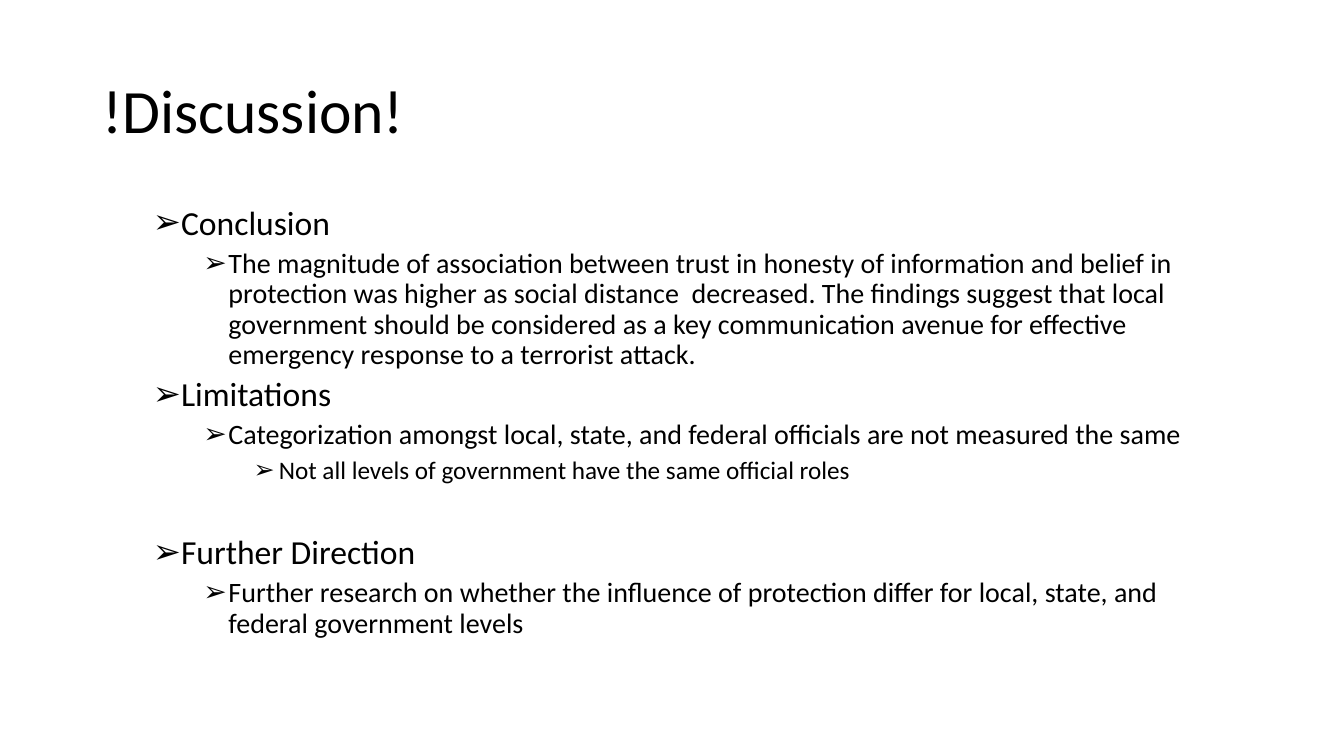
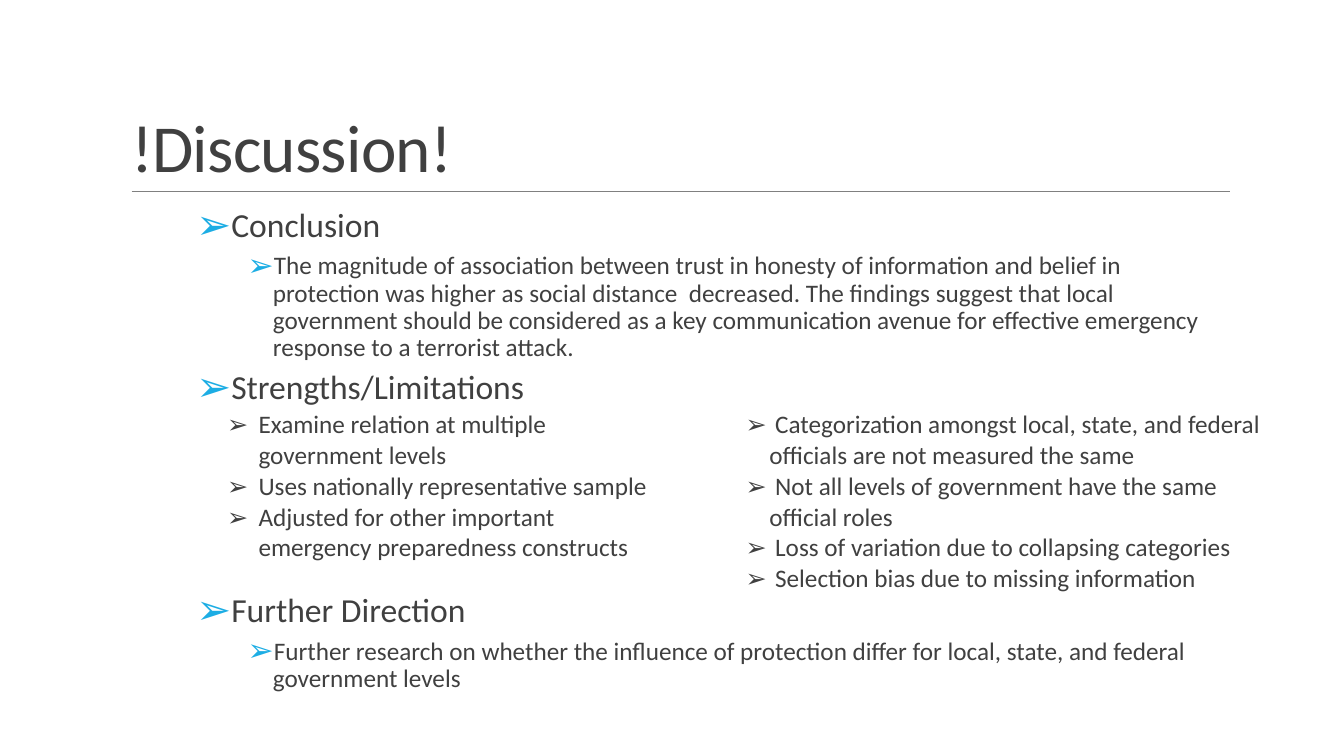
Before and after one commit to ska247/ADA-Final-Project, a slide deck: slide 16 of ADA Presentation (1).pptx. Drawn at 1344x756 pixels with LibreOffice and Linux fonts; fonts in the diff are those of the drawing; background and template pictures are left out. Boxes give left, top, right and bottom in pixels: in the first picture for what was removed or moved away, otherwise in the second. Text is boxed around its words. In the diff, an @@ line names an element or a change of style, - is before the commit and + after.

Commit message:
Final edit of presentation

```diff
--- a/ADA Presentation (1).pptx
+++ b/ADA Presentation (1).pptx
@@ title "!Discussion!" moved from (x1=102, y1=90, x2=403, y2=134) to (x1=131, y1=126, x2=452, y2=173) @@
@@ title "!Discussion!" at (x1=131, y1=126, x2=452, y2=173): size 44 to 48 pt, text colour #000000 to #404040, letter spacing 0 to -0.5 pt; line spacing 0.9 to 0.85; vertical alignment middle to bottom @@
@@ text "Conclusion" moved from (x1=181, y1=211, x2=1181, y2=638) to (x1=231, y1=213, x2=1198, y2=664) @@
@@ line added from (132, 192) to (1231, 192), #808080 0.5 pt @@
@@ text at (x1=231, y1=213, x2=1198, y2=664): text colour #000000 to #404040; size 20 to 18 pt in "The magnitude of association between trust in ...", "Further research on whether the influence of ..."; indent changed; more space between paragraphs @@
@@ text at (x1=231, y1=375, x2=524, y2=405): text changed; size 20 to 24 pt; text colour #000000 to #404040 @@
-  ➢ Limitations
-    ➢ Categorization amongst local, state, and federal officials are not measured the same
-      ➢ Not all levels of government have the same official roles
+  ➢ Strengths/Limitations
@@ table added at (x1=217, y1=405, x2=1285, y2=597), 1 rows, 2 columns @@
+Examine relation at multiple government levels / Uses nationally representative sample / Adjusted for other important emergency preparedness constructs | Categorization amongst local, state, and federal officials are not measured the same / Not all levels of government have the same official roles / Loss of variation due to collapsing categories / Selection bias due to missing information
```
Also in this commit, not shown: 13 other slides changed.
